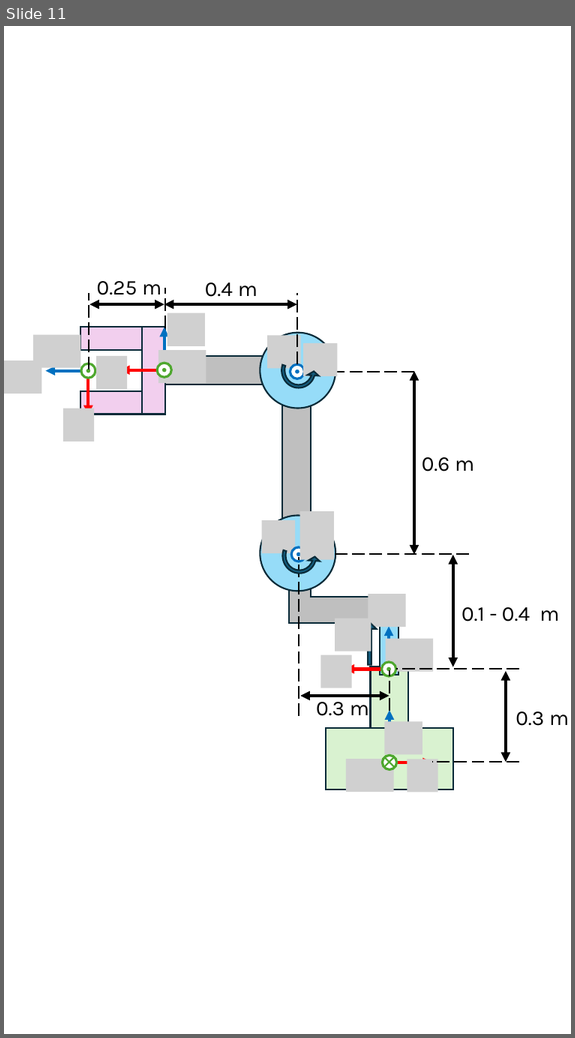
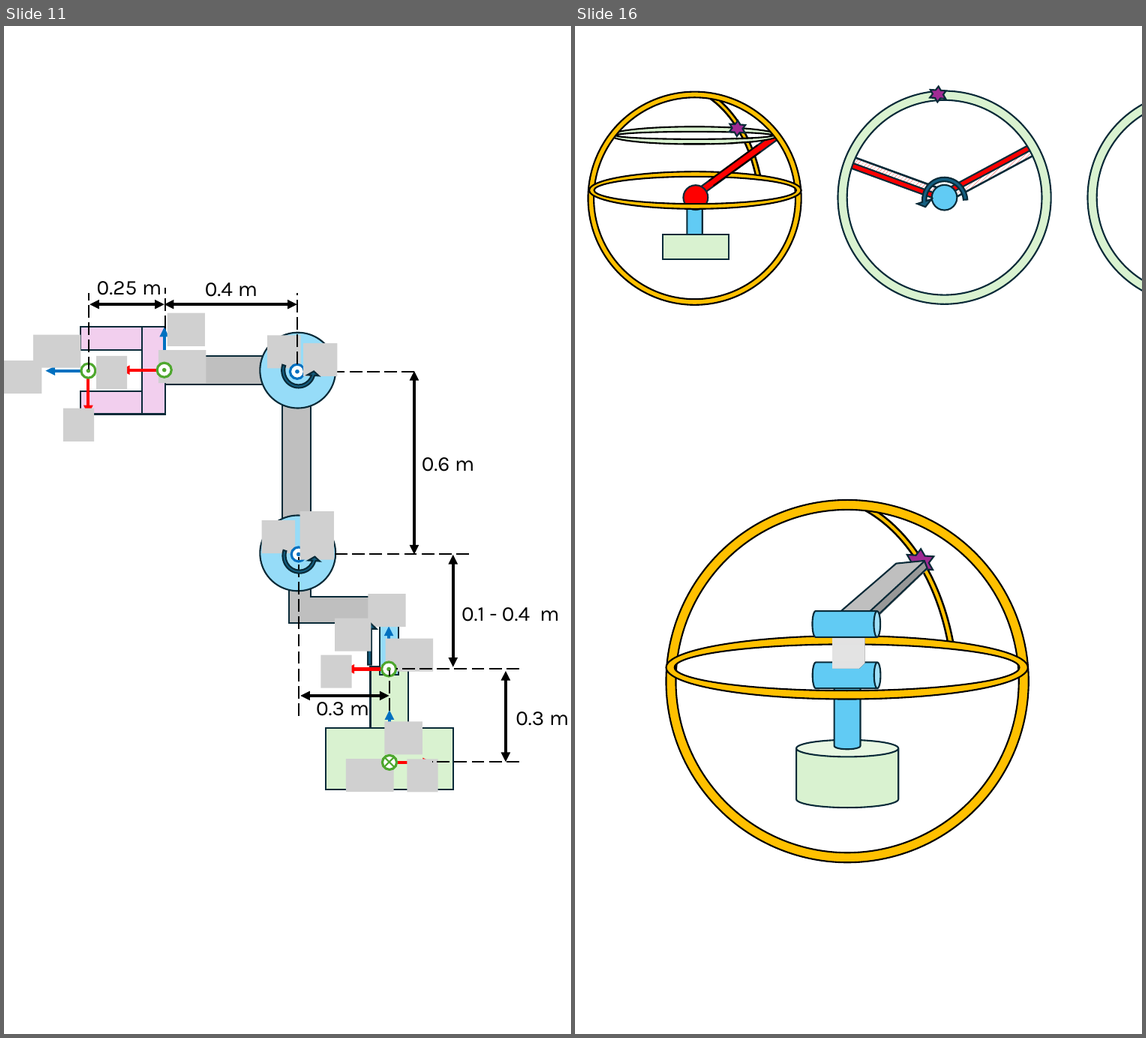
Before and after one commit to iocroblab/from_code_to_robot, a slide deck: robotics/Resources/Images/Modelling/Robot images.pptx. Shown side by side, each under a label of ours: slide 11 before the commit, slides 11 and 16 after it; the slides between them are not shown. The pictures are 575x1038 and 1146x1038 pixels, drawn with LibreOffice and Linux fonts; fonts in the diff are those of the drawing; grey boxes stand for pictures; background and template pictures are left out. Boxes give left, top, right and bottom in pixels: in the first picture for what was removed or moved away, otherwise in the second. Text is boxed around its words. In the diff, an @@ line names an element or a change of style, - is before the commit and + after.

```diff
--- a/robotics/Resources/Images/Modelling/Robot images.pptx
+++ b/robotics/Resources/Images/Modelling/Robot images.pptx
@@ slide 16 added at bbox=[575, 26, 1142, 1034], background #FFFFFF @@
@@ donut added at bbox=[838, 91, 1051, 304], fill #D9F2D0, outline #092A39 1.5 pt @@
@@ star added at bbox=[930, 86, 947, 102], fill #A02B93, outline #092A39 1.5 pt @@
@@ donut added at bbox=[1087, 91, 1142, 304], fill #D9F2D0, outline #092A39 1.5 pt @@
@@ group added at bbox=[575, 70, 801, 388]: 6 lines, 5 rectangles, 3 donuts, 1 arch (boxed as its full ring), 1 star, 1 cylinder, 1 ellipse @@
@@ rectangle added at bbox=[846, 155, 945, 201], fill #FF0000, outline #092A39 1.5 pt @@
@@ rectangle added at bbox=[847, 155, 943, 195], fill pattern #FF0000 on #FFFFFF, outline #092A39 1.5 pt @@
@@ rectangle added at bbox=[942, 144, 1036, 202], fill #FF0000, outline #092A39 1.5 pt @@
@@ rectangle added at bbox=[944, 149, 1036, 202], fill pattern #FF0000 on #FFFFFF, outline #092A39 1.5 pt @@
@@ circular arrow added at bbox=[908, 164, 981, 238], fill #156082, outline #092A39 1.5 pt @@
@@ ellipse added at bbox=[932, 185, 957, 210], fill #61CBF4, outline #092A39 1.5 pt @@
@@ arch (boxed as its full ring) added at bbox=[620, 474, 981, 955], fill #FFC000, outline #000000 1.75 pt @@
@@ donut added at bbox=[667, 500, 1029, 863], fill #FFC000, outline #000000 1.5 pt @@
@@ freeform shape added at bbox=[831, 547, 934, 642], fill #BFBFBF, outline #092A39 1.5 pt @@
@@ star added at bbox=[906, 548, 934, 576], fill #A02B93, outline #092A39 1.5 pt @@
@@ cylinder added at bbox=[813, 611, 881, 637], fill #61CBF4, outline #092A39 1.5 pt @@
@@ cube added at bbox=[833, 628, 865, 669], fill #BFBFBF, outline #092A39 1.5 pt @@
@@ donut added at bbox=[667, 636, 1029, 700], fill #FFC000, outline #000000 1.5 pt @@
@@ cylinder added at bbox=[813, 662, 881, 689], fill #61CBF4, outline #092A39 1.5 pt @@
@@ cylinder added at bbox=[835, 682, 861, 750], fill #61CBF4, outline #092A39 1.5 pt @@
@@ cylinder added at bbox=[796, 740, 898, 808], fill #D9F2D0, outline #092A39 1.5 pt @@
```
Also in this commit, not shown: 4 other slides added, 7 other files.
